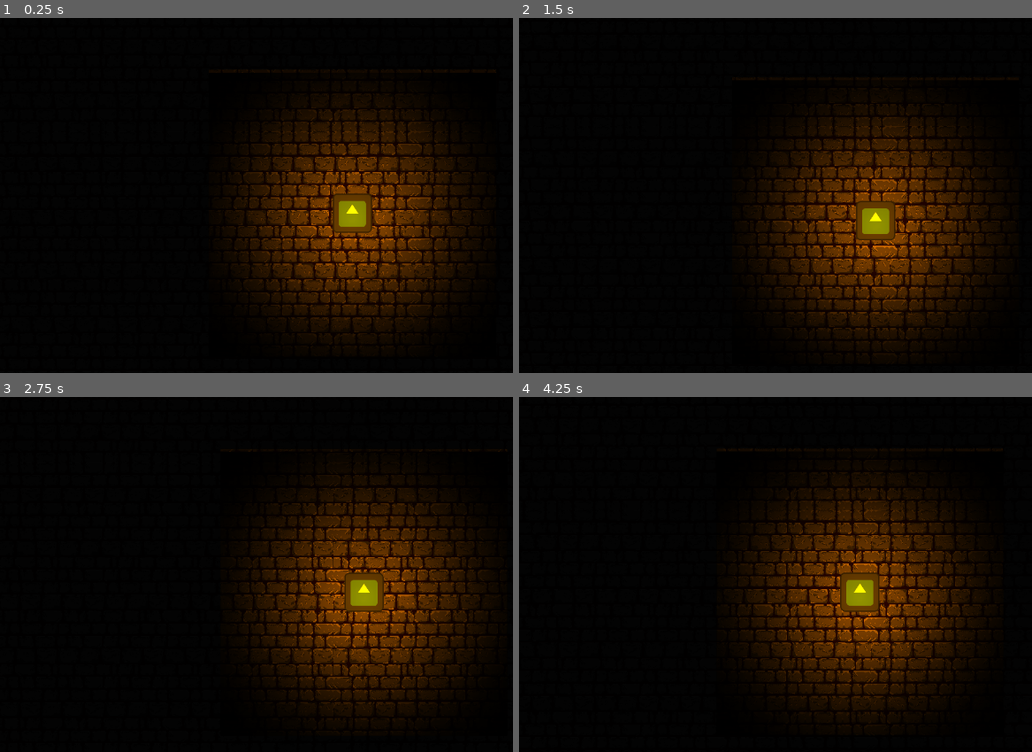
Above: before the commit, frames 1-4 (two rows, left to right).
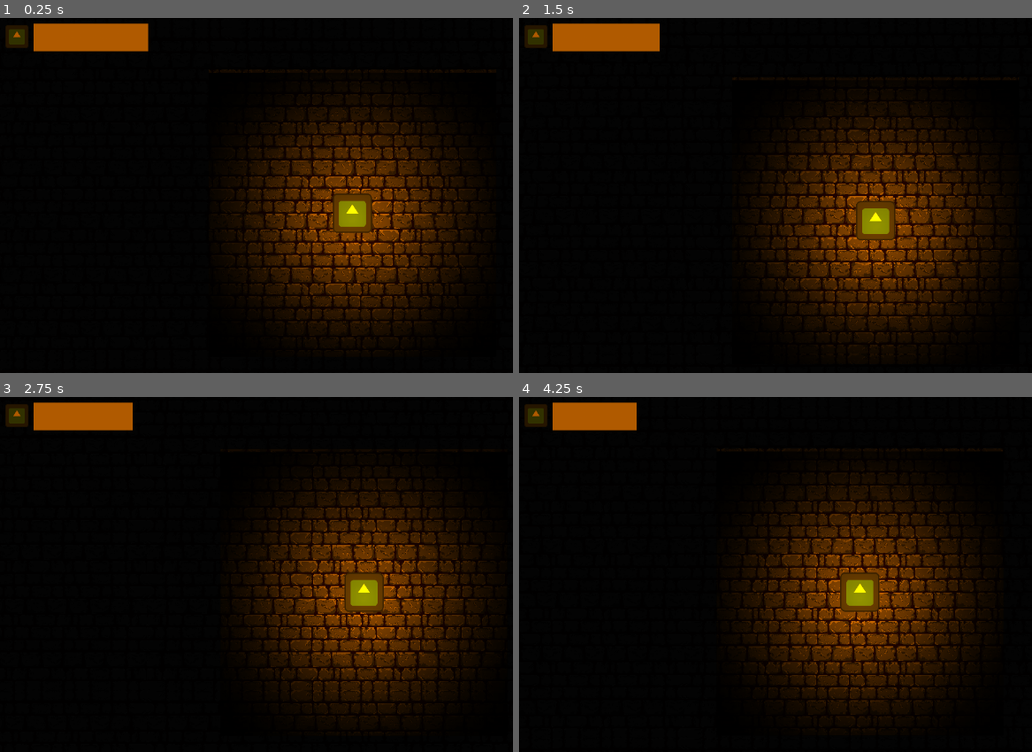
Above: after the commit, the same moments.

Repository: Frosmoth2324/Capstone-Game
Game: Godot game, scene res://Scenes/level.tscn
The game is run twice, just before and just after one commit, with the same random seed, the same clock (stepped at 60 frames per second) and the same inputs. The engine's default icon, where the game draws it, is replaced by a stand-in: a white triangle on a blue panel in a dark square.
Inputs:
- Up to frame 1 (0.25 s): no input
- Up to frame 2 (1.5 s): tap Enter at 0.5 s; hold D (Right) 0.53-1.28 s; hold S (Down) from 1.28 s (still down)
- Up to frame 3 (2.75 s): release S (Down) at 2.03 s; hold D (Right) from 2.03 s (still down)
- Up to frame 4 (4.25 s): release D (Right) at 2.78 s; hold W (Up) 2.78-3.53 s; hold Left (Left) from 3.53 s (still down)

The runs differ from the first frame. In frame 1, 11% of the frame differs, in the area x 1-93%, y 1-90%; in frame 2, 11%; in frame 3, 11%, in the area x 1-96%, y 1-91%; in frame 4, 11%.

Commit message:
oil progress bar

Diff:
--- a/Scenes/die_screen.tscn
+++ b/Scenes/die_screen.tscn
@@ -1,7 +1,34 @@
 [gd_scene load_steps=6 format=3 uid="uid://b5e4xhasns4tl"]
 
-[ext_resource type="Script" path="res://Scenes/die_screen.gd" id="1_mspx5"]
+[ext_resource type="Script" path="res://Scripts/die_screen.gd" id="1_mspx5"]
 [ext_resource type="FontFile" uid="uid://dea10tpur6v55" path="res://Assets/Ghastly Panic.ttf" id="1_vx21y"]
+
+[sub_resource type="Animation" id="Animation_mwy2l"]
+length = 0.001
+tracks/0/type = "value"
+tracks/0/imported = false
+tracks/0/enabled = true
+tracks/0/path = NodePath("Label:theme_override_colors/font_color")
+tracks/0/interp = 1
+tracks/0/loop_wrap = true
+tracks/0/keys = {
+"times": PackedFloat32Array(0),
+"transitions": PackedFloat32Array(1),
+"update": 0,
+"values": [Color(1, 0, 0, 0)]
+}
+tracks/1/type = "value"
+tracks/1/imported = false
+tracks/1/enabled = true
+tracks/1/path = NodePath(".:visible")
+tracks/1/interp = 1
+tracks/1/loop_wrap = true
+tracks/1/keys = {
+"times": PackedFloat32Array(0),
+"transitions": PackedFloat32Array(1),
+"update": 1,
+"values": [true]
+}
 
 [sub_resource type="Animation" id="Animation_pd0p0"]
 resource_name = "die_message_fade_in"
@@ -16,33 +43,6 @@
 "transitions": PackedFloat32Array(1, 1, 1, 1),
 "update": 0,
 "values": [Color(1, 0, 0, 0), Color(1, 0, 0, 0.27451), Color(1, 0, 0, 0.564706), Color(1, 0, 0, 1)]
-}
-tracks/1/type = "value"
-tracks/1/imported = false
-tracks/1/enabled = true
-tracks/1/path = NodePath(".:visible")
-tracks/1/interp = 1
-tracks/1/loop_wrap = true
-tracks/1/keys = {
-"times": PackedFloat32Array(0),
-"transitions": PackedFloat32Array(1),
-"update": 1,
-"values": [true]
-}
-
-[sub_resource type="Animation" id="Animation_mwy2l"]
-length = 0.001
-tracks/0/type = "value"
-tracks/0/imported = false
-tracks/0/enabled = true
-tracks/0/path = NodePath("Label:theme_override_colors/font_color")
-tracks/0/interp = 1
-tracks/0/loop_wrap = true
-tracks/0/keys = {
-"times": PackedFloat32Array(0),
-"transitions": PackedFloat32Array(1),
-"update": 0,
-"values": [Color(1, 0, 0, 0)]
 }
 tracks/1/type = "value"
 tracks/1/imported = false
--- a/Scenes/level.tscn
+++ b/Scenes/level.tscn
@@ -1,7 +1,8 @@
-[gd_scene load_steps=3 format=3 uid="uid://crvr4t64khjk6"]
+[gd_scene load_steps=4 format=3 uid="uid://crvr4t64khjk6"]
 
 [ext_resource type="PackedScene" uid="uid://c6u6lt7xce26a" path="res://Scenes/player.tscn" id="1_frw4y"]
 [ext_resource type="Texture2D" uid="uid://bi0veih7vkgj2" path="res://Assets/Dungeon_brick_wall_grey.png.png" id="1_xjmqx"]
+[ext_resource type="PackedScene" uid="uid://l3sbtgxku847" path="res://Scenes/ui.tscn" id="3_juxmo"]
 
 [node name="Level" type="Node2D"]
 
@@ -13,6 +14,7 @@
 
 [node name="Player" parent="." instance=ExtResource("1_frw4y")]
 unique_name_in_owner = true
+position = Vector2(608, 337)
 
 [node name="Camera2D" type="Camera2D" parent="Player"]
 zoom = Vector2(0.5, 0.5)
@@ -20,3 +22,5 @@
 
 [node name="CanvasModulate" type="CanvasModulate" parent="."]
 color = Color(0.0392157, 0.0392157, 0.0392157, 1)
+
+[node name="UI" parent="." instance=ExtResource("3_juxmo")]
--- a/Scenes/player.tscn
+++ b/Scenes/player.tscn
@@ -6,6 +6,33 @@
 
 [sub_resource type="CircleShape2D" id="CircleShape2D_xh18n"]
 radius = 83.0241
+
+[sub_resource type="Animation" id="Animation_kkajj"]
+length = 0.001
+tracks/0/type = "value"
+tracks/0/imported = false
+tracks/0/enabled = true
+tracks/0/path = NodePath("PointLight2D:energy")
+tracks/0/interp = 1
+tracks/0/loop_wrap = true
+tracks/0/keys = {
+"times": PackedFloat32Array(0),
+"transitions": PackedFloat32Array(1),
+"update": 0,
+"values": [3.0]
+}
+tracks/1/type = "value"
+tracks/1/imported = false
+tracks/1/enabled = true
+tracks/1/path = NodePath("PointLight2D:enabled")
+tracks/1/interp = 1
+tracks/1/loop_wrap = true
+tracks/1/keys = {
+"times": PackedFloat32Array(0),
+"transitions": PackedFloat32Array(1),
+"update": 1,
+"values": [true]
+}
 
 [sub_resource type="Animation" id="Animation_0p5ra"]
 resource_name = "flame_out"
@@ -32,33 +59,6 @@
 "transitions": PackedFloat32Array(1, 1),
 "update": 1,
 "values": [true, false]
-}
-
-[sub_resource type="Animation" id="Animation_kkajj"]
-length = 0.001
-tracks/0/type = "value"
-tracks/0/imported = false
-tracks/0/enabled = true
-tracks/0/path = NodePath("PointLight2D:energy")
-tracks/0/interp = 1
-tracks/0/loop_wrap = true
-tracks/0/keys = {
-"times": PackedFloat32Array(0),
-"transitions": PackedFloat32Array(1),
-"update": 0,
-"values": [3.0]
-}
-tracks/1/type = "value"
-tracks/1/imported = false
-tracks/1/enabled = true
-tracks/1/path = NodePath("PointLight2D:enabled")
-tracks/1/interp = 1
-tracks/1/loop_wrap = true
-tracks/1/keys = {
-"times": PackedFloat32Array(0),
-"transitions": PackedFloat32Array(1),
-"update": 1,
-"values": [true]
 }
 
 [sub_resource type="AnimationLibrary" id="AnimationLibrary_t6b4l"]
--- /dev/null
+++ b/Scenes/ui.tscn
@@ -0,0 +1,41 @@
+[gd_scene load_steps=4 format=3 uid="uid://l3sbtgxku847"]
+
+[ext_resource type="Script" path="res://Scripts/ui.gd" id="1_v6tqu"]
+[ext_resource type="Texture2D" uid="uid://se8g2ptfsvym" path="res://icon.svg" id="2_32l27"]
+[ext_resource type="Texture2D" uid="uid://byr0yxt3oxsf4" path="res://Assets/progress.png" id="2_p3yau"]
+
+[node name="UI" type="CanvasLayer"]
+script = ExtResource("1_v6tqu")
+metadata/_edit_use_anchors_ = true
+
+[node name="UI" type="Control" parent="."]
+layout_mode = 3
+anchor_left = 0.0173611
+anchor_top = 0.0277778
+anchor_right = 0.0520833
+anchor_bottom = 0.0895062
+scale = Vector2(1.5, 1.5)
+metadata/_edit_use_anchors_ = true
+
+[node name="VBoxContainer" type="VBoxContainer" parent="UI"]
+layout_mode = 0
+offset_left = 24.0
+offset_top = -2.0
+offset_right = 149.0
+offset_bottom = 38.0
+metadata/_edit_use_anchors_ = true
+
+[node name="HBoxContainer" type="HBoxContainer" parent="UI/VBoxContainer"]
+layout_mode = 2
+
+[node name="Sprite2D" type="Sprite2D" parent="UI/VBoxContainer/HBoxContainer"]
+modulate = Color(0.690196, 0.352941, 0, 1)
+position = Vector2(-18, 14)
+scale = Vector2(0.2, 0.2)
+texture = ExtResource("2_32l27")
+
+[node name="OilBar" type="TextureProgressBar" parent="UI/VBoxContainer/HBoxContainer"]
+layout_mode = 2
+max_value = 15.0
+value = 15.0
+texture_progress = ExtResource("2_p3yau")
--- a/Scripts/GameManager.gd
+++ b/Scripts/GameManager.gd
@@ -1,10 +1,10 @@
 extends Node
 
-var oil = 15
+const MAX_OIL = 15
+var oil = MAX_OIL
 var dead = false
 
 func _process(_delta):
-	print(oil)
 	if dead == true and oil != -1000:
 		get_tree().change_scene_to_file("res://Scenes/die_screen.tscn")
 		oil = -1000
--- /dev/null
+++ b/Scripts/ui.gd
@@ -0,0 +1,9 @@
+extends CanvasLayer
+
+@onready var oil_bar = $UI/VBoxContainer/HBoxContainer/OilBar
+
+func _ready():
+	oil_bar.max_value = GameManager.MAX_OIL
+
+func _process(_delta):
+	oil_bar.value = GameManager.oil
Binary file added: Assets/progress.png
Not shown, added: Assets/progress.png.import
Renamed: Scenes/die_screen.gd -> Scripts/die_screen.gd
